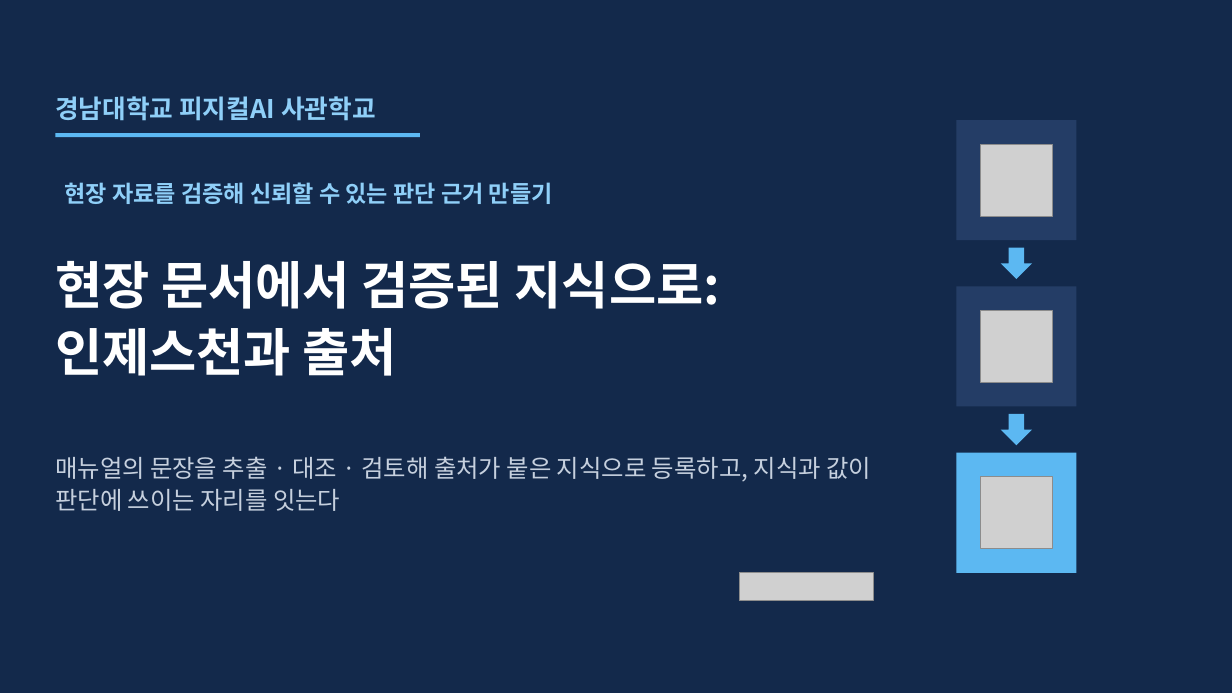
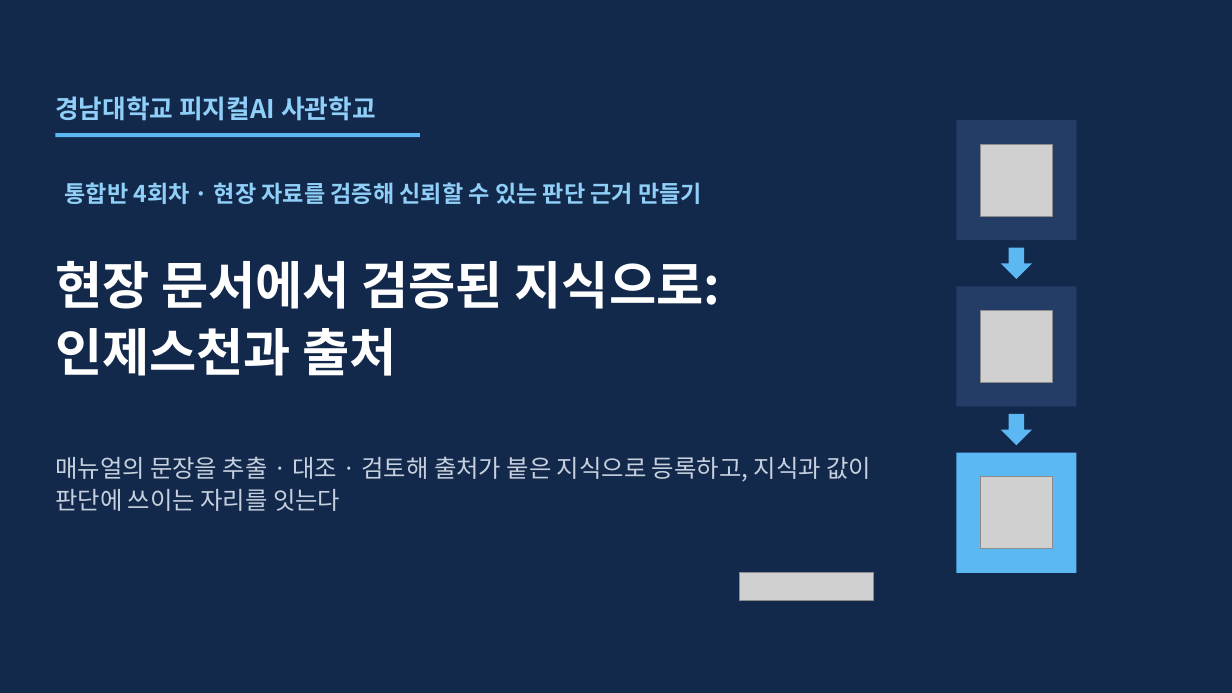
Before and after one commit to uengine-oss/hyd-iot-edu, a slide deck: slide 1 of 산출물/통합반/이론/04회차/통합반_04일차.pptx. Drawn at 1232x693 pixels with LibreOffice and Linux fonts; fonts in the diff are those of the drawing; grey boxes stand for pictures. Boxes give left, top, right and bottom in pixels: in the first picture for what was removed or moved away, otherwise in the second. Text is boxed around its words. In the diff, an @@ line names an element or a change of style, - is before the commit and + after.

```diff
--- a/산출물/통합반/이론/04회차/통합반_04일차.pptx
+++ b/산출물/통합반/이론/04회차/통합반_04일차.pptx
@@ text at box(64, 182, 702, 204): text changed @@
-현장 자료를 검증해 신뢰할 수 있는 판단 근거 만들기
+통합반 4회차 · 현장 자료를 검증해 신뢰할 수 있는 판단 근거 만들기
```
Also in this commit, not shown: 32 other slides changed, 1 slide added, 5 other files.
